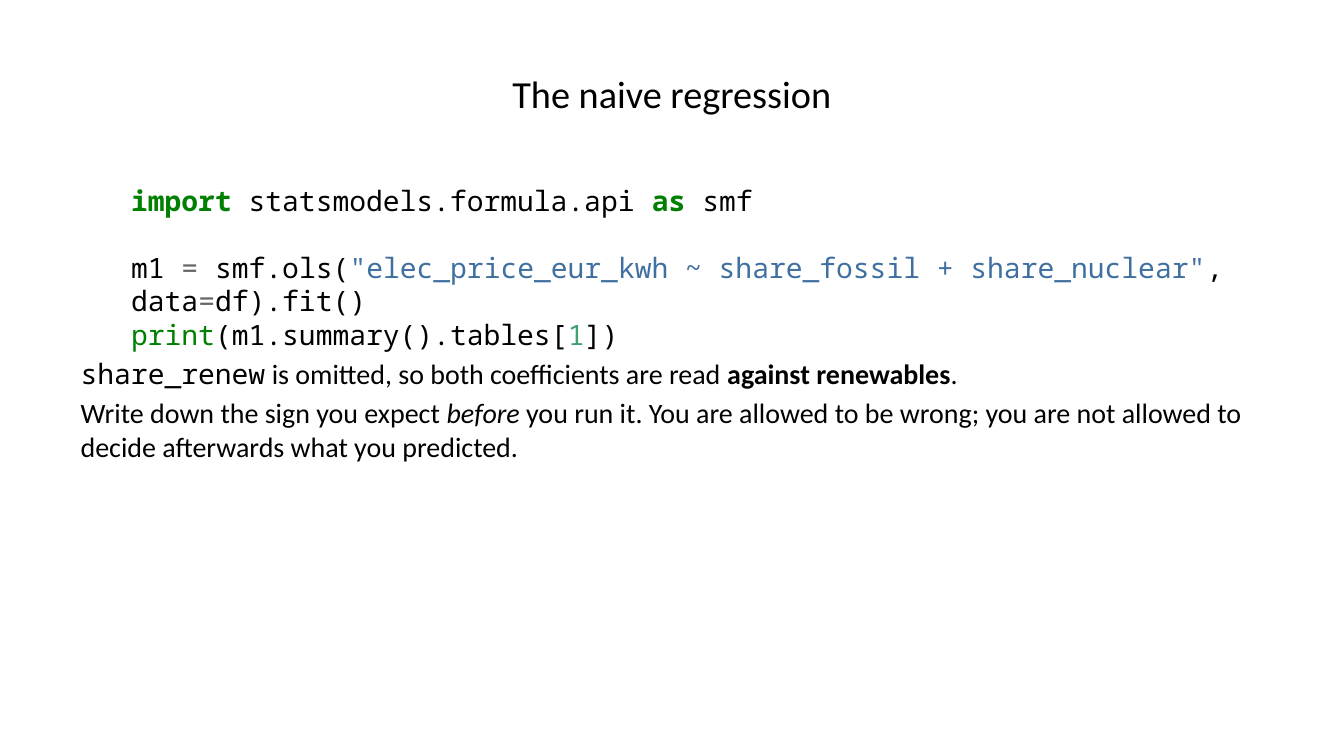
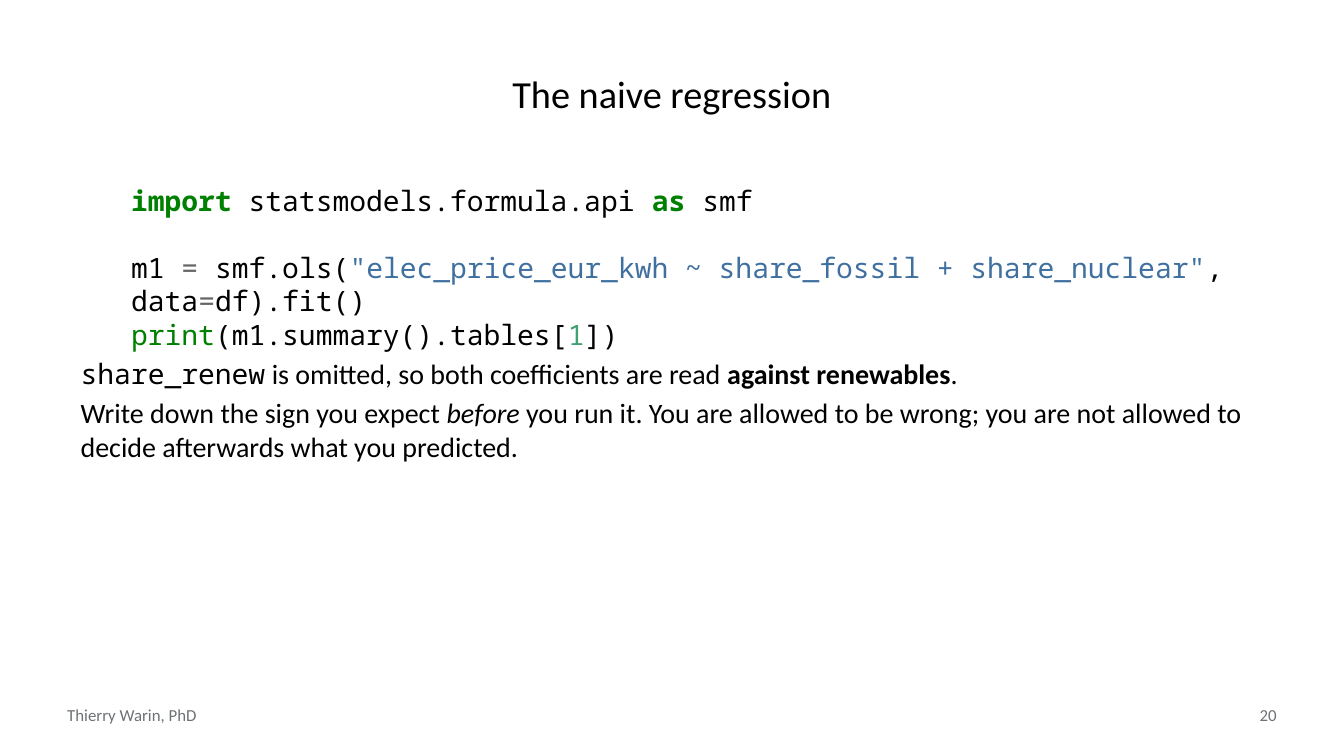
Before and after one commit to warint/quantitative-methods, a slide deck: slide 20 of 02-geometry-of-least-squares/slides.pptx. Drawn at 1344x756 pixels with LibreOffice and Linux fonts; fonts in the diff are those of the drawing. Boxes give left, top, right and bottom in pixels: in the first picture for what was removed or moved away, otherwise in the second. Text is boxed around its words. In the diff, an @@ line names an element or a change of style, - is before the commit and + after.

```diff
--- a/02-geometry-of-least-squares/slides.pptx
+++ b/02-geometry-of-least-squares/slides.pptx
@@ text added at [67,709,197,724], 9 pt, text #6E7275 @@
+Thierry Warin, PhD
@@ page number added at [1260,710,1277,721], 9 pt, text #6E7275 @@
+20
```
Also in this commit, not shown: 24 other slides changed, 2 slides added, 2 slides removed, 26 other files.
